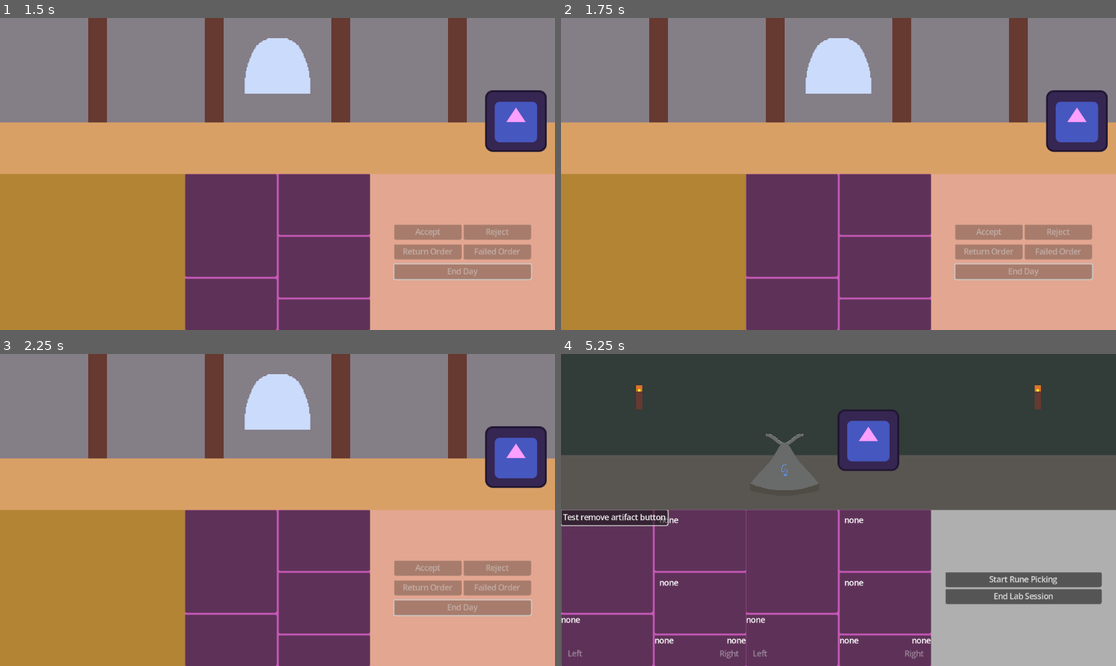
Above: before the commit, frames 1-4 (two rows, left to right).
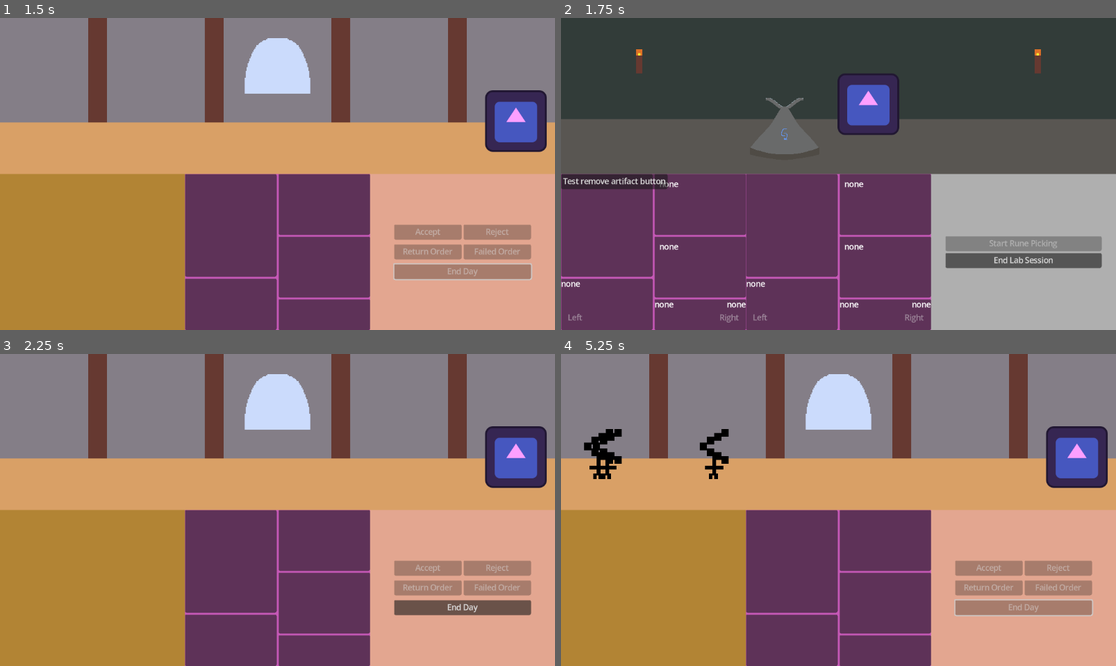
Above: after the commit, the same moments.

Repository: GcNoteX/The-Conduct-of-Magic
Game: Godot game, scene res://main/the_conduct_of_magic.tscn
Two runs of this game, one before a commit and one after it. Both use one fixed random seed, a clock stepped at 60 frames per second and the inputs below. This scene is started directly instead of the project's main scene. The engine's default icon, where the game draws it, is replaced by a stand-in: a white triangle on a blue panel in a dark square.
Inputs (mouse positions are in pixels of both pictures, inside the frame that each line leads up to):
- Up to frame 1 (1.5 s): click "End Day" at 0.5 s; tap Enter at 1.25 s; move the mouse to (399, 158) at 1.27 s; click (399, 158) at 1.35 s
- Up to frame 2 (1.75 s): no input
- Up to frame 3 (2.25 s): click (460, 597) at 2 s, where only the run after the commit has a clickable "End Lab Session"
- Up to frame 4 (5.25 s): click (1021, 578) at 2.75 s, where only the run before the commit has a clickable "Start Rune Picking"; click (1021, 578) at 3.5 s, where only the run before the commit has a clickable "Start Rune Picking"; click (616, 516) at 4.25 s, where only the run before the commit has a clickable "Test remove artifact button"; click (1021, 606) at 5 s, where only the run after the commit has a clickable "End Day"

Frame 1 is identical in both runs. In frame 2, 83% of the frame differs, in the area x 0-100%, y 0-100%; in frame 3, 1.3%; in frame 4, 83%.
Error before the commit: Out of bounds get index '-1' (on base: 'Array[CommissionData]') (res://RunePicking/Main/rp_artifact_management.gd:72)

Commit message:
Lab to RP Game transition working
The transition from the lab screen to that of playing the game is working. Need to now track data from the game and also options to cancel and go back from it

Diff:
--- a/Artifacts/Artifacts/artifacts.gd
+++ b/Artifacts/Artifacts/artifacts.gd
@@ -7,7 +7,7 @@
 
 @export_category("Artifact Runes")
 @export var max_number_of_runes: int
-@export var rune_table: Array[RuneStats] # Or the number of runes runs out first
+@export var rune_table: Array[String] # Or the number of runes runs out first
 
 @export_category("Rune map")
 # Will contain the runes, each index will contain the RuneStats(index 0) , its position (Vector2) (index 1)
--- a/Artifacts/Artifacts/test_artifact.tres
+++ b/Artifacts/Artifacts/test_artifact.tres
@@ -1,6 +1,5 @@
-[gd_resource type="Resource" script_class="ArtifactData" load_steps=6 format=3 uid="uid://cm0qxl3epiqd7"]
+[gd_resource type="Resource" script_class="ArtifactData" load_steps=5 format=3 uid="uid://cm0qxl3epiqd7"]
 
-[ext_resource type="Script" path="res://RunePicking/Runes/rune_stats.gd" id="1_r6hw0"]
 [ext_resource type="Script" path="res://Artifacts/Artifacts/artifacts.gd" id="1_xana5"]
 [ext_resource type="Resource" uid="uid://by5pn5f760ji0" path="res://RunePicking/Runes/rune_types/blank_rune.tres" id="1_xj2x6"]
 [ext_resource type="Resource" uid="uid://chginwnxc0yre" path="res://RunePicking/Runes/rune_types/blank_rune_2.tres" id="2_pkwpo"]
@@ -11,5 +10,5 @@
 name = "Large Sword"
 sprite = ExtResource("4_vk5ns")
 max_number_of_runes = 5
-rune_table = Array[ExtResource("1_r6hw0")]([])
+rune_table = ["blank_rune", "blank_rune", "blank_rune2"]
 rune_map = Array[Array]([[ExtResource("1_xj2x6"), Vector2(100, 100)], [ExtResource("2_pkwpo"), Vector2(500, 500)], [ExtResource("1_xj2x6"), Vector2(1000, 500)]])
--- a/Artifacts/Artifacts/test_artifact2.tres
+++ b/Artifacts/Artifacts/test_artifact2.tres
@@ -1,6 +1,5 @@
-[gd_resource type="Resource" script_class="ArtifactData" load_steps=4 format=3 uid="uid://c5mnltevycqjr"]
+[gd_resource type="Resource" script_class="ArtifactData" load_steps=3 format=3 uid="uid://c5mnltevycqjr"]
 
-[ext_resource type="Script" path="res://RunePicking/Runes/rune_stats.gd" id="1_yoob7"]
 [ext_resource type="Script" path="res://Artifacts/Artifacts/artifacts.gd" id="2_aulp2"]
 [ext_resource type="Texture2D" uid="uid://d3cpciinsqcng" path="res://Assets/Flame idle.png" id="3_pwhqf"]
 
@@ -9,5 +8,5 @@
 name = "FIRE"
 sprite = ExtResource("3_pwhqf")
 max_number_of_runes = 5
-rune_table = Array[ExtResource("1_yoob7")]([])
+rune_table = []
 rune_map = Array[Array]([])
--- a/Artifacts/Artifacts/test_artifact3.tres
+++ b/Artifacts/Artifacts/test_artifact3.tres
@@ -1,6 +1,5 @@
-[gd_resource type="Resource" script_class="ArtifactData" load_steps=4 format=3 uid="uid://bpfiawbvfrtrb"]
+[gd_resource type="Resource" script_class="ArtifactData" load_steps=3 format=3 uid="uid://bpfiawbvfrtrb"]
 
-[ext_resource type="Script" path="res://RunePicking/Runes/rune_stats.gd" id="1_gev7c"]
 [ext_resource type="Script" path="res://Artifacts/Artifacts/artifacts.gd" id="2_wlo1e"]
 [ext_resource type="Texture2D" uid="uid://b4xgowr6tumq" path="res://Assets/placeholder_customer_sprite.png" id="3_itkeg"]
 
@@ -9,5 +8,5 @@
 name = "Mini Man"
 sprite = ExtResource("3_itkeg")
 max_number_of_runes = 5
-rune_table = Array[ExtResource("1_gev7c")]([])
+rune_table = []
 rune_map = Array[Array]([])
--- a/CommissionPapers/commissions.gd
+++ b/CommissionPapers/commissions.gd
@@ -14,8 +14,8 @@
 
 func prepare_commission_data(customer: CustomerData, artifact_instance: ArtifactData):
 	artifact = artifact_instance
-	for rune in artifact_instance.rune_table:
-		speculative_runes = rune.rune_name + "," + speculative_runes
+	for rune_name in artifact_instance.rune_table:
+		speculative_runes = rune_name + "," + speculative_runes
 	artifact_description = "This is a placeholder description of the artifact"
 	artifact_origin = "This is a placeholder for the artifacts origin"
 
--- a/CustomerService/customer_service.tscn
+++ b/CustomerService/customer_service.tscn
@@ -47,5 +47,4 @@
 unique_name_in_owner = true
 
 [node name="TransitionToNextDay" type="Timer" parent="."]
-wait_time = 2.0
 one_shot = true
--- a/RunePicking/Main/rp_actions_display.gd
+++ b/RunePicking/Main/rp_actions_display.gd
@@ -12,3 +12,9 @@
 
 func _on_end_session_button_pressed() -> void:
 	emit_signal("end_session")
+
+func disable_start_rune_picking_button() -> void:
+	start_rp_button.disabled = true
+
+func enable_start_rune_picking_button() -> void:
+	start_rp_button.disabled = false
--- a/RunePicking/Main/rp_artifact_management.gd
+++ b/RunePicking/Main/rp_artifact_management.gd
@@ -5,14 +5,21 @@
 
 @onready var level_display: PackedScene = preload("res://RunePicking/Main/rp_level_display.tscn")
 
+@onready var lab: RPLab = $Lab
+@onready var bottom_ui: Control = $"Bottom UI"
 @onready var combox1: RpCommissionList = $"Bottom UI/HBoxOfUI/RpCommissionList"
 @onready var combox2: RpCommissionList = $"Bottom UI/HBoxOfUI/RpCommissionList2"
 @onready var actions_display: RpActionsDisplay = $"Bottom UI/HBoxOfUI/RpActionsDisplay"
-@onready var lab: RPLab = $Lab
 
 var instantiated_level: Node
 
 signal ending_lab_session
+
+func _enter_tree() -> void:
+	if get_tree().current_scene == self:
+		call_deferred("initialize_commission_list", commission_list)
+	else:
+		call_deferred("_update_displays")
 
 func _ready() -> void:
 	combox2.selected_commission_updated.connect(self._update_displays)
@@ -24,7 +31,7 @@
 	commission_list = new_commission_list
 	combox1.initialize_commission_list(commission_list)
 	combox2.initialize_commission_list(commission_list)
-	_update_artifact_in_lab()
+	_update_displays()
 
 func start_rune_picking() -> void:
 	print("Start rune picking")
@@ -33,9 +40,19 @@
 	# Export the map from it and make a scene of it to do
 	instantiated_level = level_display.instantiate()
 	instantiated_level.rune_map = artifact.rune_map
+
+	# Disable other nodes in the current scene.
+	print("Disabling UI elements!")
+	bottom_ui.visible = false
+	lab.disable_collission_and_visibility()
+
 	# Await.... On completion do x, on fail do y, on exit do z?
 	get_tree().current_scene.add_child.call_deferred(instantiated_level)
+
+
 	$TestRpDisplayGeneration.start()
+
+
 
 func end_lab_session() -> void:
 	print("Ending lab session")
@@ -43,17 +60,22 @@
 
 # Function to update all display accept the commission list, updates everything based on the commission list selected commission
 func _update_displays() -> void:
-	print("Updating displays")
 	# Update top display of lab scene
 	_update_artifact_in_lab()
 
 	# Update action buttons
+	if len(commission_list) == 0:
+		actions_display.disable_start_rune_picking_button()
+	else:
+		actions_display.enable_start_rune_picking_button()
 
 func _update_artifact_in_lab() -> void:
 	if !_commission_list_is_empty():
+		print("Commission list NOT empty")
 		var current_commission = _get_commission()
 		lab.change_displayed_artifact(current_commission.artifact)
 	else:
+		print("Commission list empty")
 		lab.display_no_artifact()
 
 func _remove_commission() -> void:
@@ -76,3 +98,6 @@
 
 func _on_test_rp_display_generation_timeout() -> void:
 	instantiated_level.queue_free()
+
+	bottom_ui.visible = true
+	lab.enable_collission_and_visibility()
--- a/RunePicking/Main/rp_commission_list.gd
+++ b/RunePicking/Main/rp_commission_list.gd
@@ -19,7 +19,6 @@
 	call_deferred("refresh_commission_list")
 
 func initialize_commission_list(new_commission_list: Array[CommissionData]) -> void:
-	print("Commission list in the commission box, " , new_commission_list)
 	commission_list = new_commission_list
 	display_commission(0)
 
--- a/RunePicking/Main/rp_lab.gd
+++ b/RunePicking/Main/rp_lab.gd
@@ -2,9 +2,20 @@
 extends Node2D
 
 @onready var displayed_artifact: Sprite2D = $artifact
+@onready var player_in_lab: Area2D = $CsPlayer
 
 func change_displayed_artifact(new_artifact: ArtifactData) -> void:
 	displayed_artifact.texture = new_artifact.sprite
 
 func display_no_artifact() -> void:
 	displayed_artifact.texture = null
+
+func disable_collission_and_visibility() -> void:
+	self.visible = false
+	player_in_lab.monitorable = false
+	player_in_lab.monitoring = false
+
+func enable_collission_and_visibility() -> void:
+	self.visible = true
+	player_in_lab.monitorable = true
+	player_in_lab.monitoring = true
--- a/RunePicking/Main/rune_picking.tscn
+++ b/RunePicking/Main/rune_picking.tscn
@@ -11,6 +11,7 @@
 
 [node name="RunePicking" type="Node"]
 script = ExtResource("1_d567i")
+commission_list = Array[ExtResource("2_3plqe")]([ExtResource("5_kpsn2"), ExtResource("4_krj2k"), ExtResource("3_a5elq")])
 
 [node name="Bottom UI" type="Control" parent="."]
 layout_mode = 3
@@ -39,11 +40,9 @@
 
 [node name="RpCommissionList" parent="Bottom UI/HBoxOfUI" instance=ExtResource("1_ewpkt")]
 layout_mode = 2
-commission_list = Array[ExtResource("2_3plqe")]([null])
 
 [node name="RpCommissionList2" parent="Bottom UI/HBoxOfUI" instance=ExtResource("1_ewpkt")]
 layout_mode = 2
-commission_list = Array[ExtResource("2_3plqe")]([ExtResource("3_a5elq"), ExtResource("4_krj2k"), ExtResource("5_kpsn2"), ExtResource("5_kpsn2")])
 
 [node name="RpActionsDisplay" parent="Bottom UI/HBoxOfUI" instance=ExtResource("7_qfvi3")]
 layout_mode = 2
--- a/main/the_conduct_of_magic.gd
+++ b/main/the_conduct_of_magic.gd
@@ -8,9 +8,10 @@
 @onready var RunePickingLab: RPArtifactManager = $RunePicking
 
 func _ready() -> void:
+	remove_child(RunePickingLab)
+
 	_initialize_shop_and_lab_scene()
 
-	remove_child(RunePickingLab)
 
 
 func _initialize_shop_and_lab_scene() -> void:
@@ -20,14 +21,14 @@
 	CustomerServiceShop.customers_booklist = customers_booklist
 	CustomerServiceShop.commission_booklist = commission_booklist
 	RunePickingLab.initialize_commission_list(commission_booklist)
+	print("passing...")
 
 func _swap_to_shop() -> void:
-	print("Swaapping to shop")
+	print("Swapping to shop")
 	remove_child(RunePickingLab)
 	add_child(CustomerServiceShop)
 	CustomerServiceShop.start_day()
 
 func _swap_to_lab() -> void:
-	print("Swapping to lab, Commission List: " , commission_booklist , " VS ", RunePickingLab.commission_list, " VS ", RunePickingLab.combox2.commission_list)
 	remove_child(CustomerServiceShop)
 	add_child(RunePickingLab)
Not shown, added: main/theF7D2.tmp
